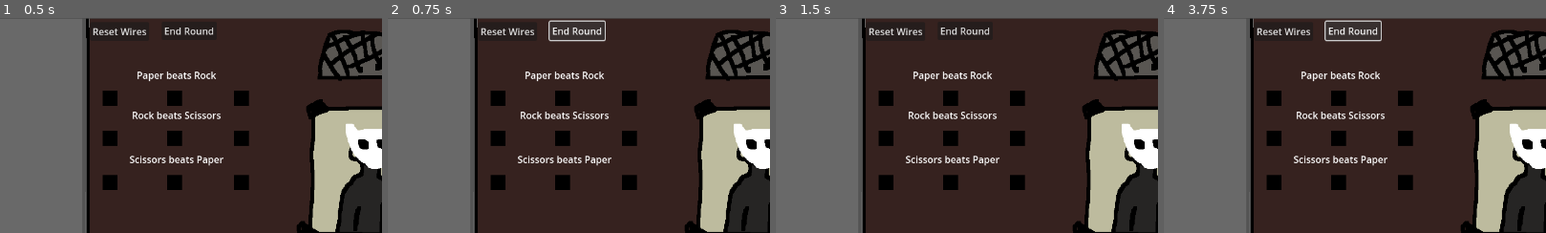
Above: before the commit, frames 1-4 (left to right).
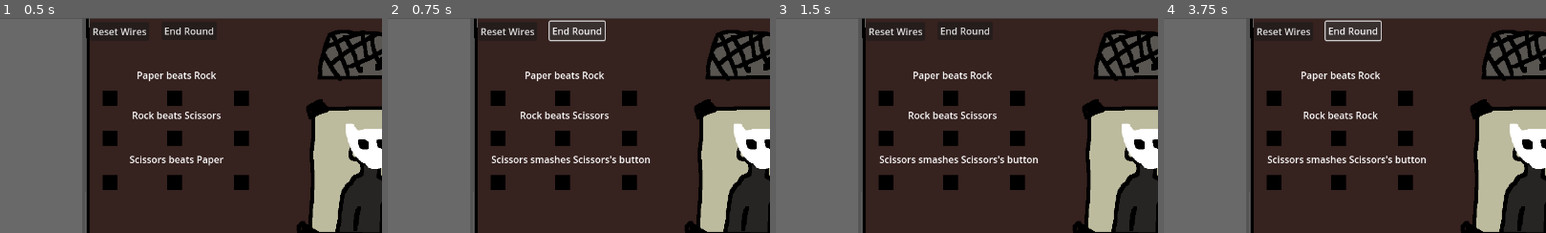
Above: after the commit, the same moments.

Repository: coreytbyrne/RPSGame
Game: Godot game, scene res://game_scenes/encounter/encounter.tscn
The game is run twice, just before and just after one commit, with the same random seed, the same clock (stepped at 60 frames per second) and the same inputs. This scene is started directly instead of the project's main scene.
Inputs:
- Up to frame 1 (0.5 s): no input
- Up to frame 2 (0.75 s): click "End Round" at 0.5 s
- Up to frame 3 (1.5 s): click "Paper" at 1.25 s
- Up to frame 4 (3.75 s): click "Rock" at 2 s; click "Scissors" at 2.75 s; click "End Round" at 3.5 s
The pictures show only the part of the screen within x 0-50%, y 0-50%; the shares and areas given below are measured in that part.

Frame 1 is identical in both runs. In frame 2, 0.8% of the frame differs, in the area x 27-69%, y 64-69%; in frame 3, 0.8%; in frame 4, 1.3%, in the area x 27-69%, y 43-69%.

Commit message:
Linking Opponent into rules board

Diff:
--- a/entities/participant/opponent/opponent.gd
+++ b/entities/participant/opponent/opponent.gd
@@ -22,18 +22,28 @@
 	# Remove suboptimal actions
 	possible_actions = filter_suboptimal_actions(possible_actions)
 
-	# NOTE: Temp file, just for testing
-	var file = FileAccess.open("res://opponent_options.txt", FileAccess.WRITE)
-	for action_set in possible_actions:
-		file.store_string(action_set.to_string())
+	## NOTE: Temp file, just for testing
+	#var file = FileAccess.open("res://opponent_options.txt", FileAccess.WRITE)
+	#for action_set in possible_actions:
+		#file.store_string(action_set.to_string())
 
 	# Choose a random action
 	var chosen_action_sequence:ActionSequence
 	chosen_action_sequence = possible_actions[randi_range(0, possible_actions.size() - 1)]
 
-	# NOTE: Temp, just for testing
-	file.store_string("\n\nACTION SELECTED: %s" %chosen_action_sequence.to_string())
-	file.close()
+	## NOTE: Temp, just for testing
+	#file.store_string("\n\nACTION SELECTED: %s" %chosen_action_sequence.to_string())
+	#file.close()
+
+	# Apply the action
+	var actions:Array[Action] = chosen_action_sequence.get_actions()
+	for action:Action in actions:
+
+		# Play cards
+		if action is PlayAction:
+			played_object = action.obj
+		else:
+			rule_board_reference.opponent_rule_update(action)
 
 
 func add_to_player_history(player_played_obj:GameplayUtils.OBJECT) -> void:
@@ -206,6 +216,9 @@
 
 	func _init(max_size:int):
 		max_sequence_size = max_size
+
+	func get_actions() -> Array[Action]:
+		return _actions
 
 	func add_action(action:Action) -> void:
 		if _actions.size() < max_sequence_size:
@@ -290,6 +303,12 @@
 	var update_target:Rule.RULE_TARGET
 	var update:GameplayUtils.OBJECT
 
+	func apply_action() -> void:
+		if update_target == Rule.RULE_TARGET.LEFT:
+			rule.left_object = update
+		elif update_target == Rule.RULE_TARGET.RIGHT:
+			rule.right_object = update
+
 	func _to_string() -> String:
 		var obj_name:String = GameplayUtils.get_object_name(update)
 		return "Object:%s | Rule Num:%d | Target:%s" % [obj_name, rule_num, Rule.RULE_TARGET.keys()[update_target]]
@@ -299,6 +318,9 @@
 	var rule_num:int
 	var update:GameplayUtils.EFFECT
 
+	func apply_action() -> void:
+		rule.effect = update
+
 	func _to_string() -> String:
 		var obj_name:String = GameplayUtils.get_effect_name(update)
 		return "Effect:%s | Rule Num:%d" % [obj_name, rule_num]
--- a/entities/rule/rule.gd
+++ b/entities/rule/rule.gd
@@ -27,6 +27,18 @@
 	right_target.committed_assignment.connect(update_rule_text.bind(RULE_CHANGE_TYPE.COMMIT))
 	right_target.reverted_assignment.connect(update_rule_text.bind(RULE_CHANGE_TYPE.REVERT))
 	right_target.set_initial_assignment(rule_config.right_object)
+
+
+func opponent_update(rule_target:RULE_TARGET, update) -> void:
+	if rule_target == RULE_TARGET.LEFT:
+		left_target.direct_update(update)
+	elif rule_target == RULE_TARGET.RIGHT:
+		right_target.direct_update(update)
+	else:
+		effect_target.direct_update(update)
+	#left_target.set_initial_assignment(new_rule_config.left_object)
+	#right_target.set_initial_assignment(new_rule_config.right_object)
+	#effect_target.set_initial_assignment(new_rule_config.effect)
 
 
 func update_rule_text(rule_type:RULE_CHANGE_TYPE) -> void:
@@ -62,6 +74,7 @@
 	(func():SignalBus.rule_updated.emit()).call_deferred()
 
 
+
 func get_current_rule() -> RuleConfig:
 	var current_rule:RuleConfig = RuleConfig.new()
 	current_rule.left_object = left_target.assignment
--- a/entities/targets/effect_target.gd
+++ b/entities/targets/effect_target.gd
@@ -28,6 +28,10 @@
 	reverted_assignment.emit()
 
 
+func direct_update(new_assignment:GameplayUtils.EFFECT) -> void:
+	temp_assignment = new_assignment
+	commit_assignment()
+
 # Some color/visual change most likely
 func commit_assignment() -> void:
 	assignment = temp_assignment
--- a/entities/targets/object_target.gd
+++ b/entities/targets/object_target.gd
@@ -27,6 +27,11 @@
 	reverted_assignment.emit()
 
 
+func direct_update(new_assignment:GameplayUtils.OBJECT) -> void:
+	temp_assignment = new_assignment
+	commit_assignment()
+
+
 # Some color/visual change most likely
 func commit_assignment() -> void:
 	assignment = temp_assignment
--- a/game_scenes/encounter/encounter.tscn
+++ b/game_scenes/encounter/encounter.tscn
@@ -49,7 +49,6 @@
 2: 2,
 3: 0
 })
-health = 5
 participant_name = "Fynn"
 
 [connection signal="pressed" from="ResetWiresButton" to="." method="_on_reset_wires_pressed"]
--- a/game_scenes/encounter/rules_board.gd
+++ b/game_scenes/encounter/rules_board.gd
@@ -32,3 +32,11 @@
 		rules.append(rule.get_current_rule())
 
 	return rules
+
+
+func opponent_rule_update(rule_update:Opponent.Action) -> void:
+	var rule_nodes:Array = $Rules.get_children()
+	if rule_update is Opponent.RuleObjectAction:
+		rule_nodes[rule_update.rule_num].opponent_update(rule_update.update_target, rule_update.update)
+	else:
+		rule_nodes[rule_update.rule_num].opponent_update(Rule.RULE_TARGET.EFFECT, rule_update.update)
